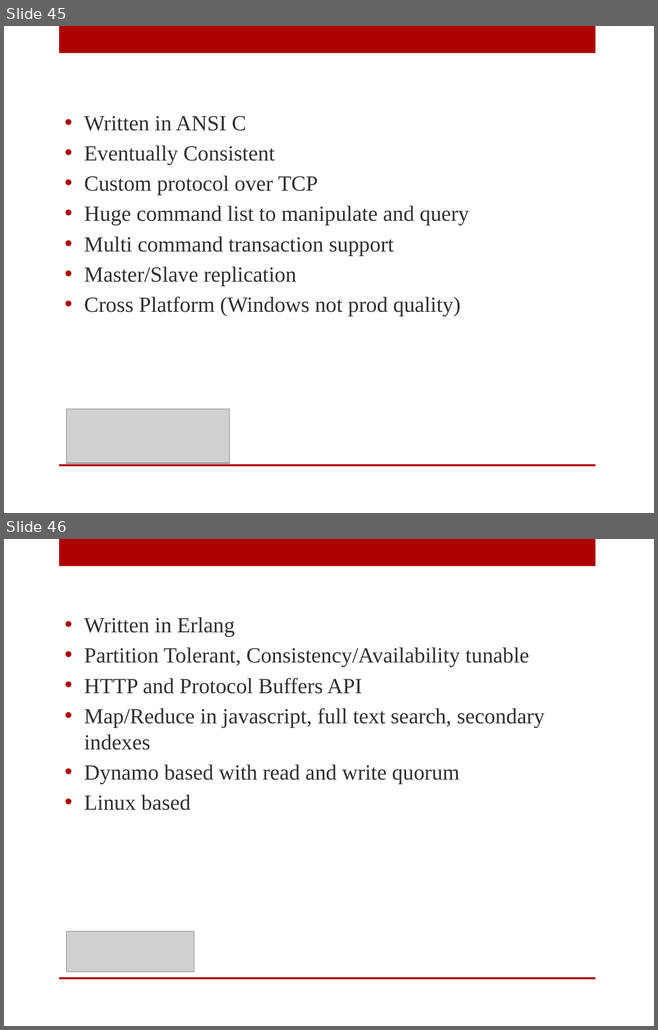
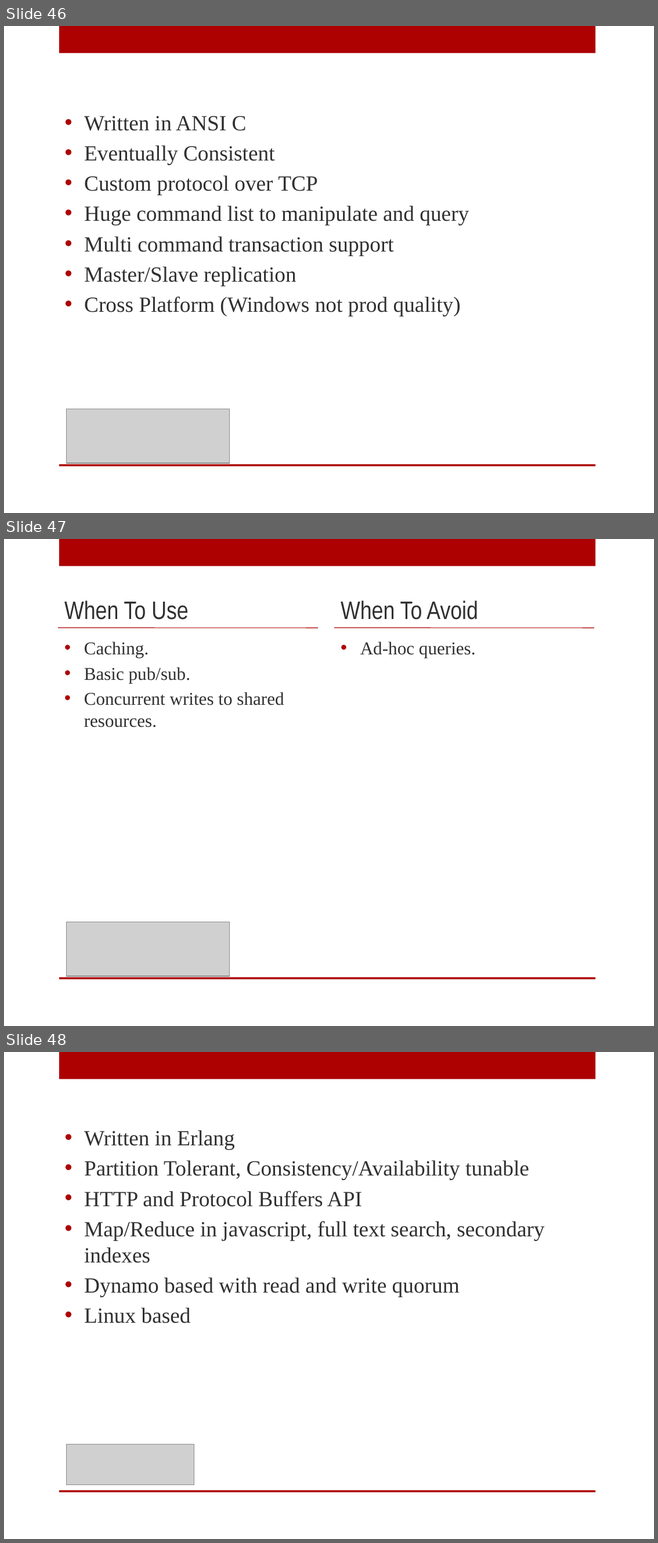
Before and after one commit to digitalBush/nosql-smackdown-talk, a slide deck: nosql-smackdown.pptx. Shown one above the other, each under a label of ours: slides 45 and 46 before the commit, slides 46, 47 and 48 after it. The pictures are 658x1030 and 658x1543 pixels, drawn with LibreOffice and Linux fonts; fonts in the diff are those of the drawing; grey boxes stand for pictures. Boxes give left, top, right and bottom in pixels: in the first picture for what was removed or moved away, otherwise in the second. Text is boxed around its words. In the diff, an @@ line names an element or a change of style, - is before the commit and + after.

```diff
--- a/nosql-smackdown.pptx
+++ b/nosql-smackdown.pptx
@@ slide 47 added at [4, 539, 654, 1026], background #FFFFFF; not listed: 2 template elements that a slide beside it also shows @@
@@ text added at [64, 600, 188, 620], 28 pt, text #303030 @@
+When To Use
@@ text added at [340, 600, 478, 620], 28 pt, text #303030 @@
+When To Avoid
@@ line added from (58, 628) to (318, 628), #AA0000 0.75 pt @@
@@ text added at [84, 642, 284, 727], 20 pt, text #303030 @@
+• Caching.
+• Basic pub/sub.
+• Concurrent writes to shared resources.
@@ line added from (334, 628) to (594, 628), #AA0000 0.75 pt @@
@@ text added at [360, 642, 476, 658], 20 pt, text #303030 @@
+• Ad-hoc queries.
@@ picture added at [67, 922, 230, 977] @@
@@ what was slide 45 is now slide 46 @@
@@ what was slide 46 is now slide 48 @@
```
Also in this commit, not shown: 4 slides changed, 4 other slides added, 1 slide removed.
